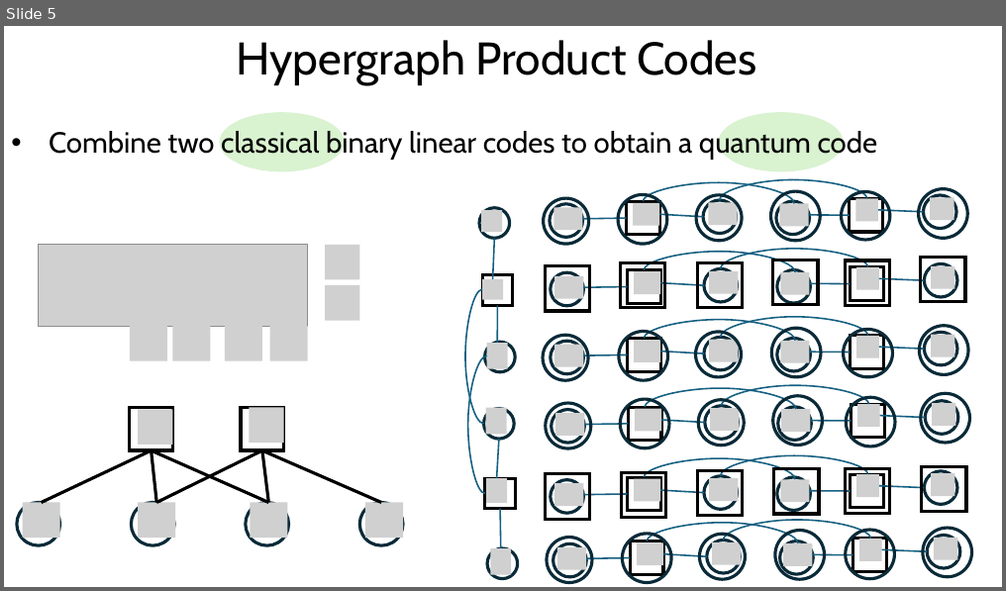
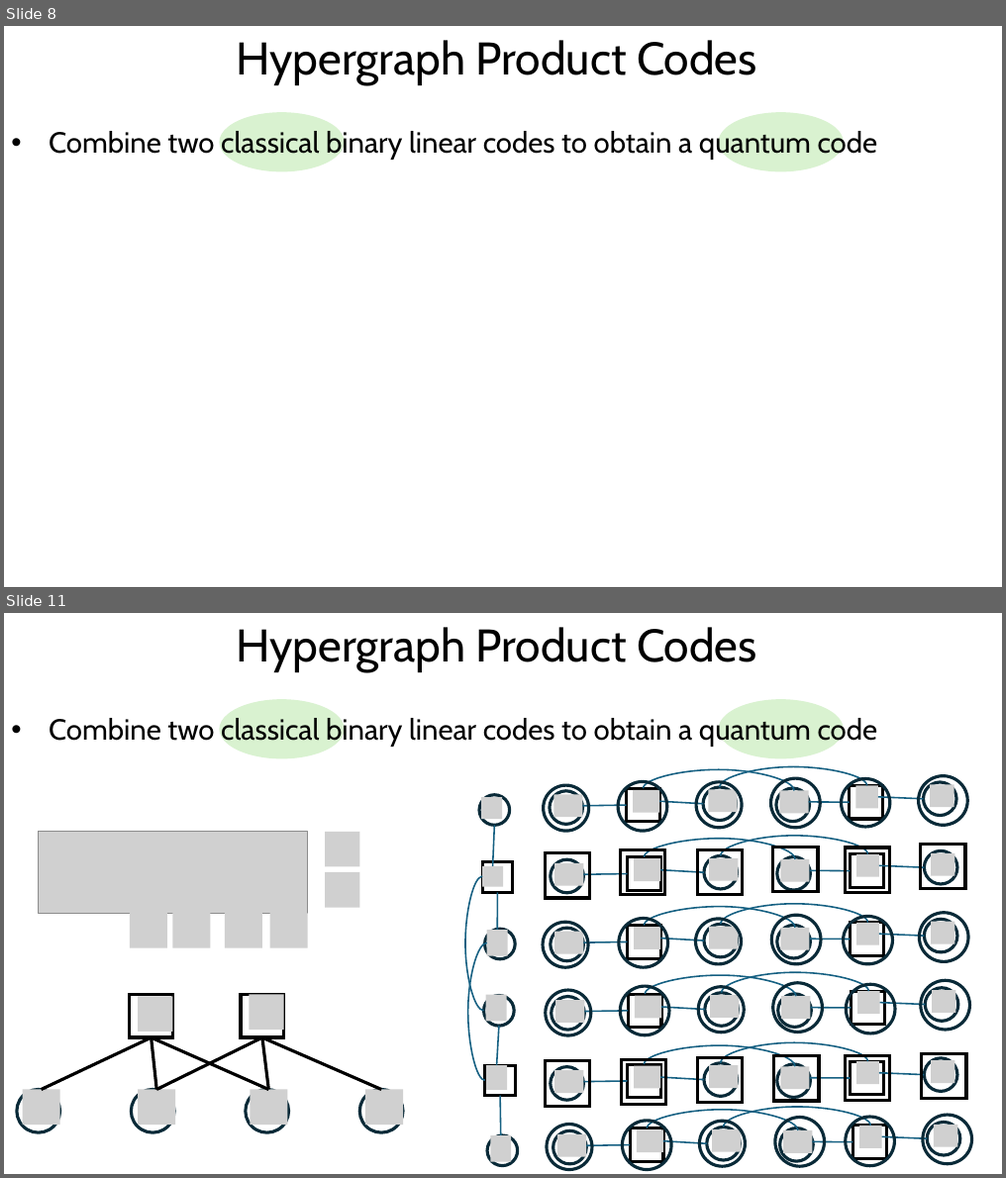
Before and after one commit to paviudes/CorrelatedBPDecoderWithCER, a slide deck: pres/aps_talk.pptx. Shown one above the other, each under a label of ours: slide 5 before the commit, slides 8 and 11 after it; the slides between them are not shown. The pictures are 1006x591 and 1006x1178 pixels, drawn with LibreOffice and Linux fonts; fonts in the diff are those of the drawing; grey boxes stand for pictures. Boxes give left, top, right and bottom in pixels: in the first picture for what was removed or moved away, otherwise in the second. Text is boxed around its words. In the diff, an @@ line names an element or a change of style, - is before the commit and + after.

```diff
--- a/pres/aps_talk.pptx
+++ b/pres/aps_talk.pptx
@@ slide 8 added at [4, 26, 1002, 587], background #FFFFFF @@
@@ text added at [236, 40, 757, 85], 44 pt, text #000000 @@
+Hypergraph Product Codes
@@ ellipse added at [220, 112, 345, 172], fill #D9F2D0 @@
@@ ellipse added at [718, 112, 844, 172], fill #D9F2D0 @@
@@ text added at [49, 128, 878, 160], 28 pt, text #000000 @@
+• Combine two classical binary linear codes to obtain a quantum code
@@ what was slide 5 is now slide 11 @@
```
Also in this commit, not shown: 6 slides changed, 20 other slides added, 2 slides removed, 13 other files.
